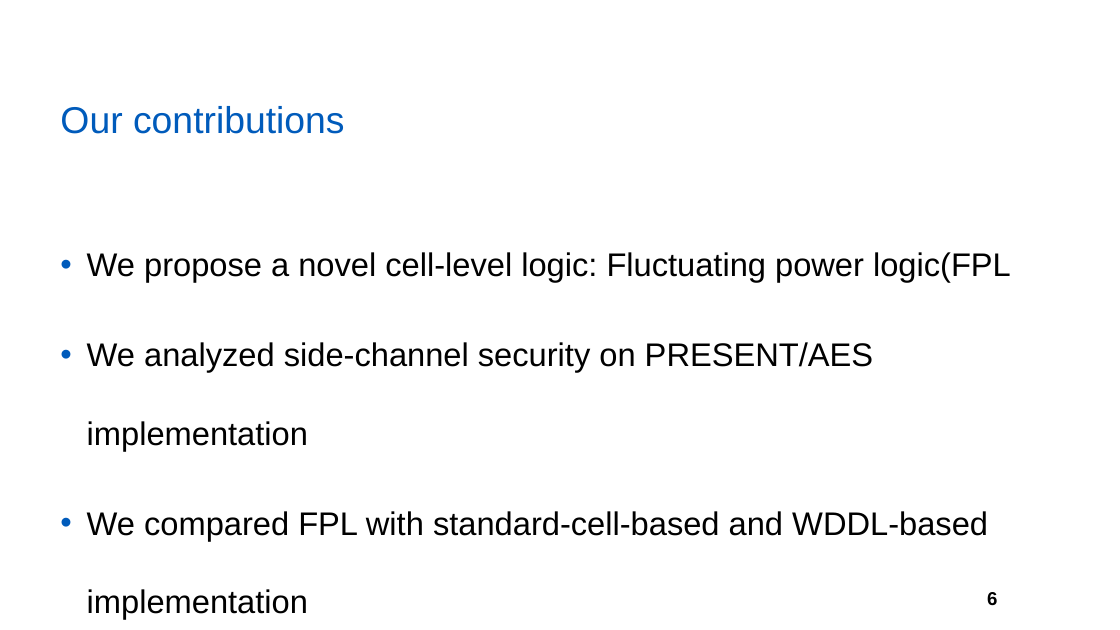
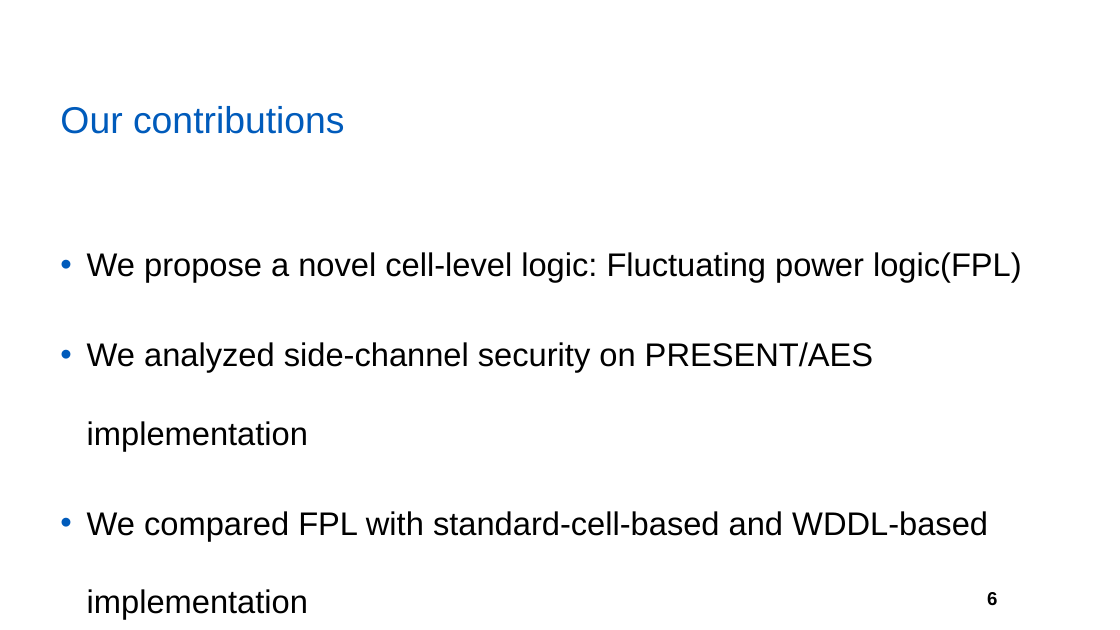
Before and after one commit to yberlin/hello-world, a slide deck: slide 6 of asianhost pre/FPL.pptx. Drawn at 1120x630 pixels with LibreOffice and Linux fonts; fonts in the diff are those of the drawing; background and template pictures are left out. Boxes give left, top, right and bottom in pixels: in the first picture for what was removed or moved away, otherwise in the second. Text is boxed around its words. In the diff, an @@ line names an element or a change of style, - is before the commit and + after.

```diff
--- a/asianhost pre/FPL.pptx
+++ b/asianhost pre/FPL.pptx
@@ text at box(87, 252, 1022, 282): text changed @@
-• We propose a novel cell-level logic: Fluctuating power logic(FPL
+• We propose a novel cell-level logic: Fluctuating power logic(FPL)
```
